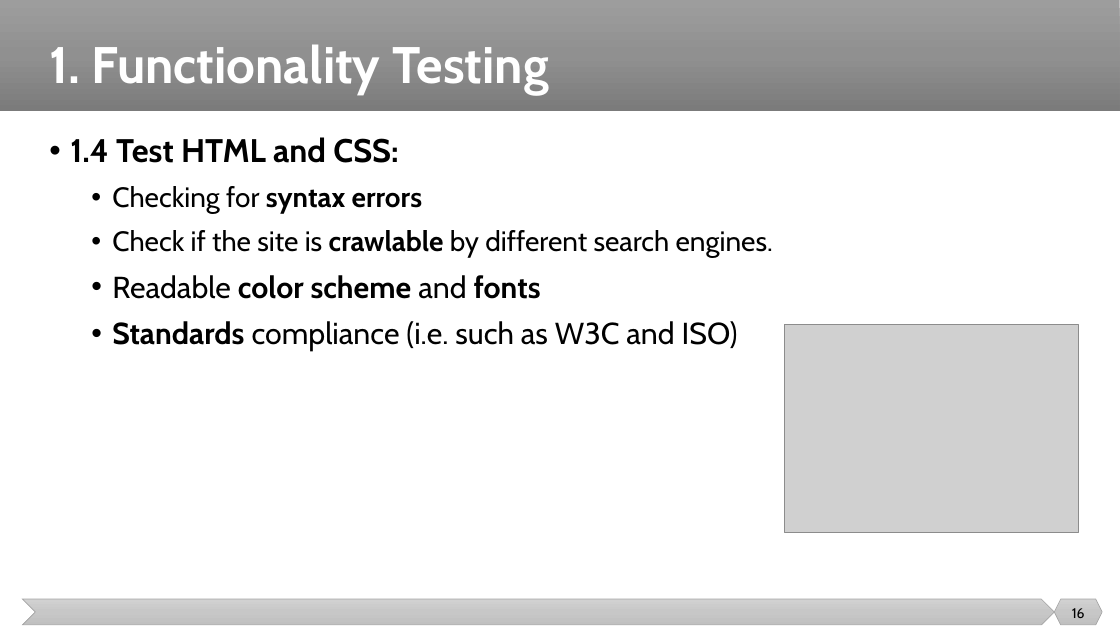
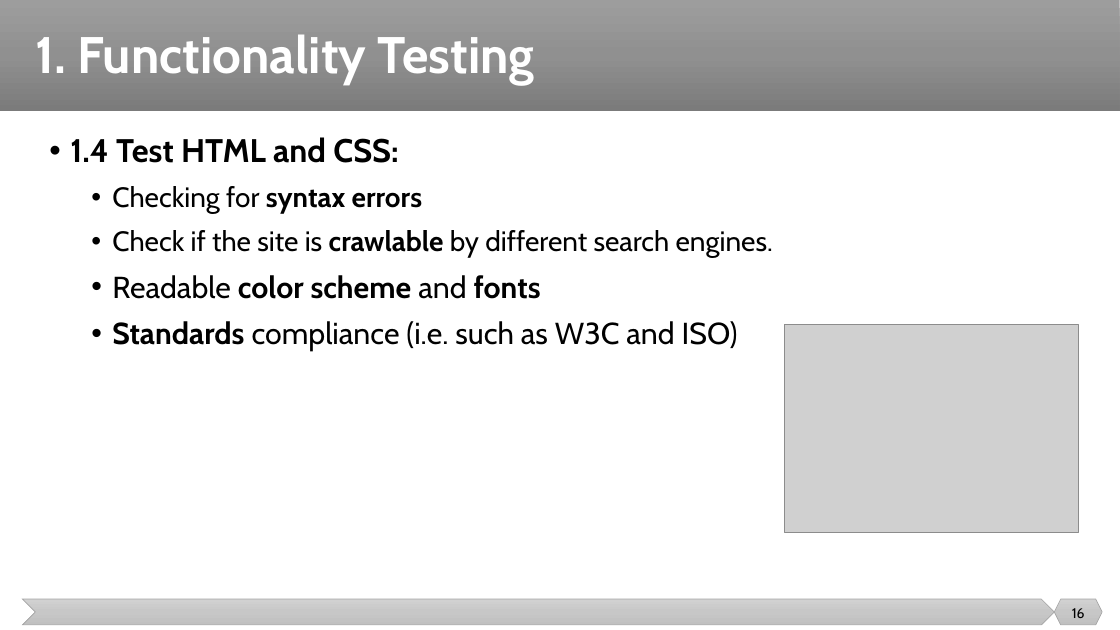
Before and after one commit to malenezi/malenezi, a slide deck: slide 16 of SE401/Lectures/10-Advanced Topics/Advanced Topics.pptx. Drawn at 1120x630 pixels with LibreOffice and Linux fonts; fonts in the diff are those of the drawing; grey boxes stand for pictures. Boxes give left, top, right and bottom in pixels: in the first picture for what was removed or moved away, otherwise in the second. Text is boxed around its words. In the diff, an @@ line names an element or a change of style, - is before the commit and + after.

```diff
--- a/SE401/Lectures/10-Advanced Topics/Advanced Topics.pptx
+++ b/SE401/Lectures/10-Advanced Topics/Advanced Topics.pptx
@@ title "1. Functionality Testing": place and size @@
-title "1. Functionality Testing" at bbox=[49, 44, 549, 94]
+title "1. Functionality Testing" at bbox=[35, 34, 535, 84]
```
Also in this commit, not shown: 4 other slides changed, 1 other file.
